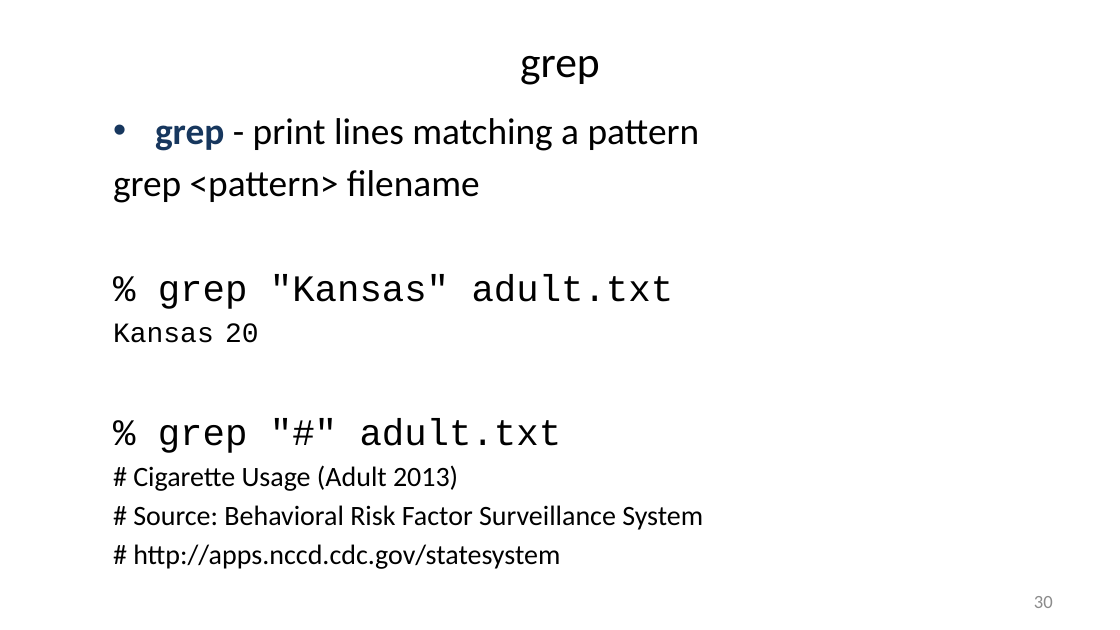
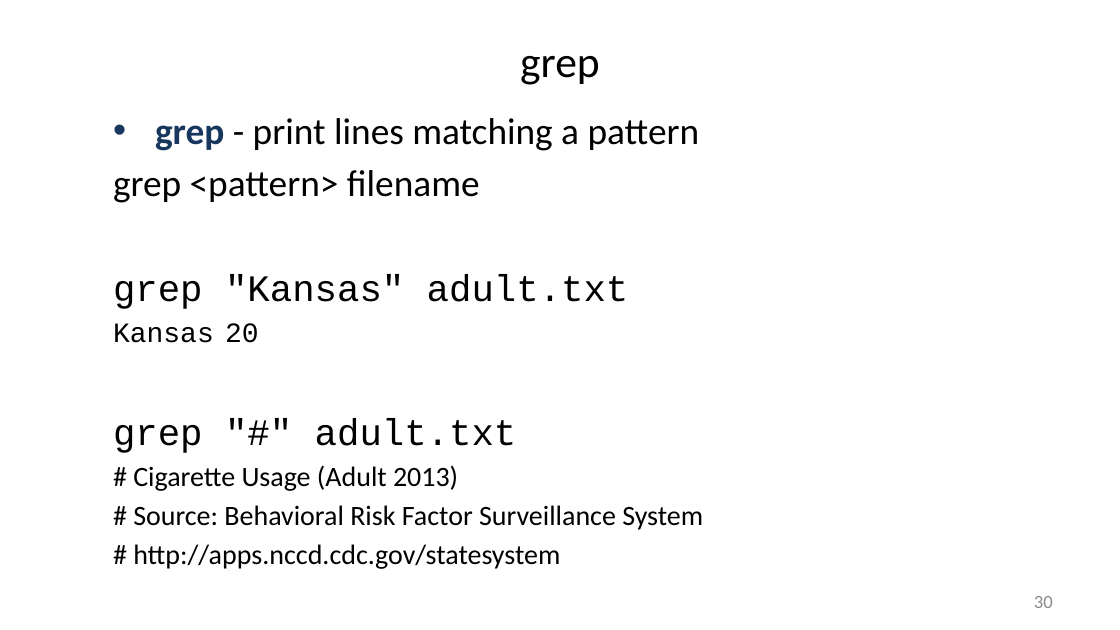
Before and after one commit to liu3zhenlab/teaching, a slide deck: slide 30 of PLPTH813Bioinformatis/2025/1_lecture/lecture02_unix.pptx. Drawn at 1120x630 pixels with LibreOffice and Linux fonts; fonts in the diff are those of the drawing. Boxes give left, top, right and bottom in pixels: in the first picture for what was removed or moved away, otherwise in the second. Text is boxed around its words. In the diff, an @@ line names an element or a change of style, - is before the commit and + after.

```diff
--- a/PLPTH813Bioinformatis/2025/1_lecture/lecture02_unix.pptx
+++ b/PLPTH813Bioinformatis/2025/1_lecture/lecture02_unix.pptx
@@ text at (x1=113, y1=274, x2=629, y2=309): text changed @@
-% grep "Kansas" adult.txt
+grep "Kansas" adult.txt
@@ text at (x1=113, y1=418, x2=517, y2=453): text changed @@
-% grep "#" adult.txt
+grep "#" adult.txt
```
Also in this commit, not shown: 17 other slides changed.
